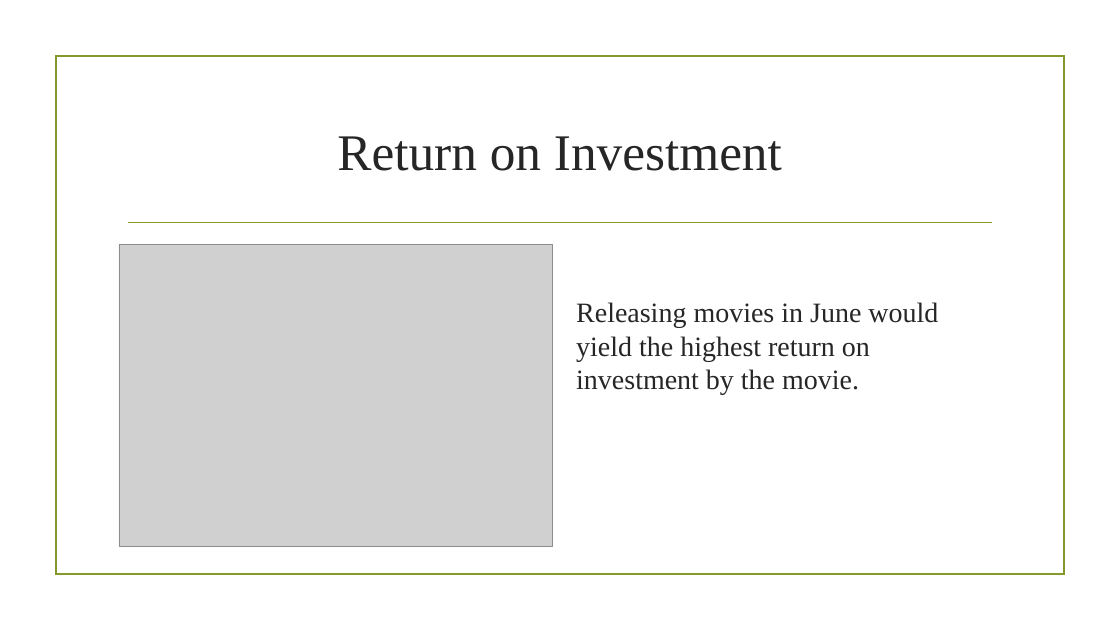
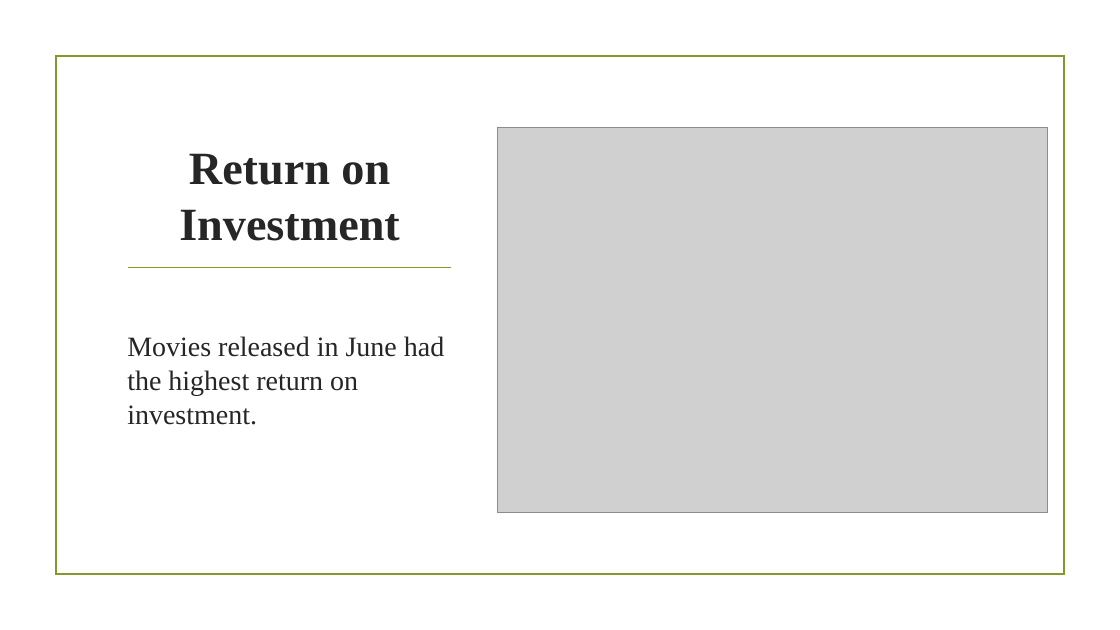
Before and after one commit to S-Kagwi/dsc-phase-1-project-v2-4, a slide deck: slide 4 of Presentation.pptx (slide 5 before the commit). Drawn at 1120x630 pixels with LibreOffice and Linux fonts; fonts in the diff are those of the drawing; grey boxes stand for pictures; background and template pictures are left out. Boxes give left, top, right and bottom in pixels: in the first picture for what was removed or moved away, otherwise in the second. Text is boxed around its words. In the diff, an @@ line names an element or a change of style, - is before the commit and + after.

```diff
--- a/Presentation.pptx
+++ b/Presentation.pptx
@@ title "Return on Investment": place and size @@
-title "Return on Investment" at bbox=[337, 136, 782, 171]
+title "Return on Investment" at bbox=[179, 153, 400, 241]
@@ title "Return on Investment" at bbox=[179, 153, 400, 241]: size 44 to 39.6 pt, bold on; vertical alignment middle to bottom @@
@@ picture: place and size @@
-picture at bbox=[119, 245, 553, 547]
+picture at bbox=[498, 128, 1048, 513]
@@ line removed from (129, 223) to (992, 223) @@
@@ line added from (129, 268) to (451, 268), #83992A 1.25 pt @@
@@ text at bbox=[127, 336, 444, 425]: text changed @@
-Releasing movies in June would yield the highest return on investment by the movie.
+Movies released in June had the highest return on investment.
```
Also in this commit, not shown: 4 other slides changed, 1 slide added, 3 other files.
